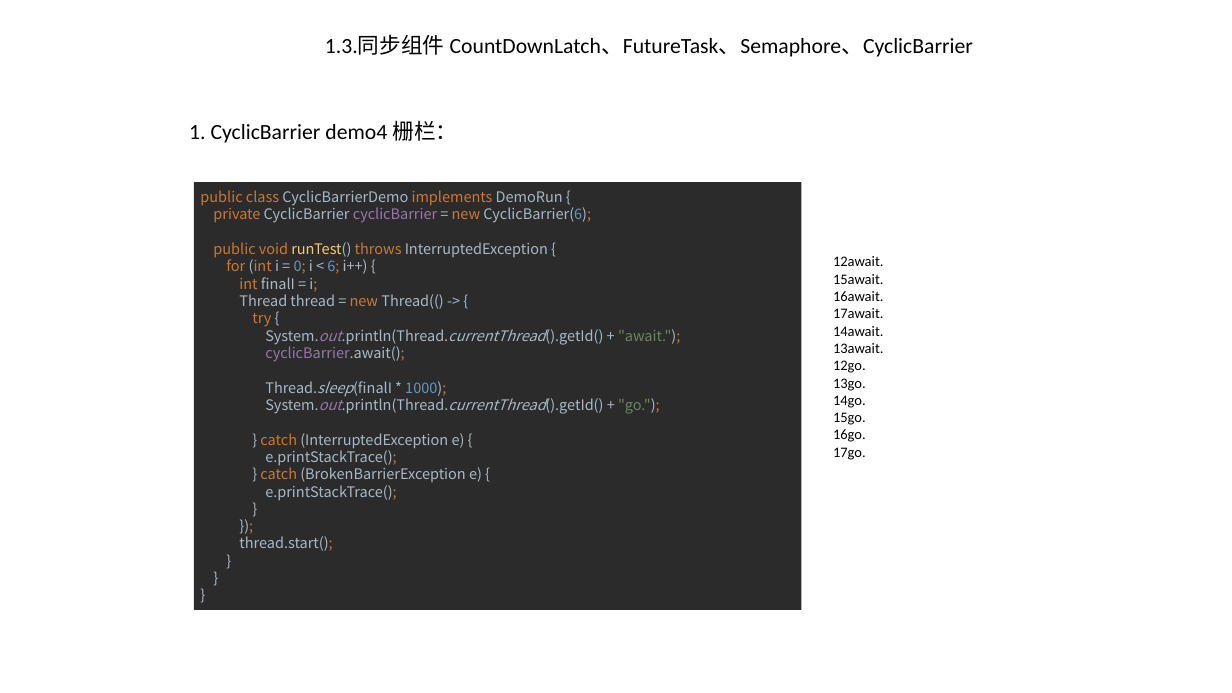
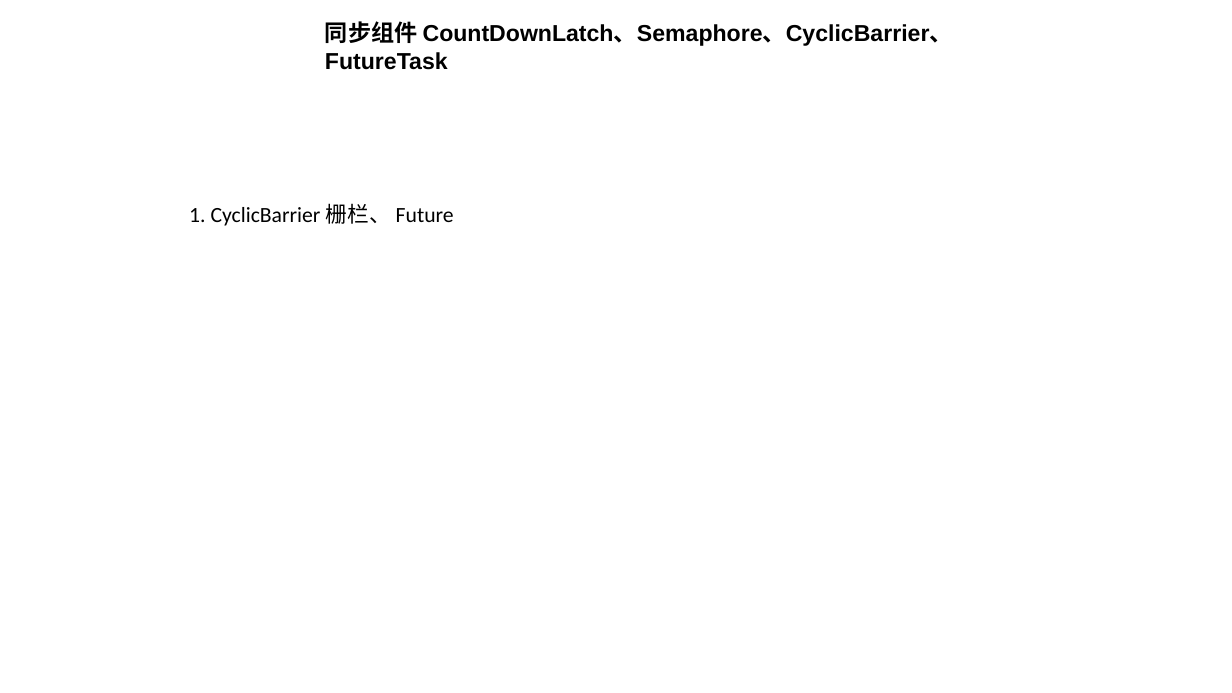
Before and after one commit to huangshumei/concurrentDemo, a slide deck: slide 18 of doc/concurrency-冯建.pptx (slide 16 before the commit). Drawn at 1232x693 pixels with LibreOffice and Linux fonts; fonts in the diff are those of the drawing. Boxes give left, top, right and bottom in pixels: in the first picture for what was removed or moved away, otherwise in the second. Text is boxed around its words. In the diff, an @@ line names an element or a change of style, - is before the commit and + after.

```diff
--- a/doc/concurrency-冯建.pptx
+++ b/doc/concurrency-冯建.pptx
@@ text at (325,21,953,70): text changed; size 16.9 to 18 pt; font Calibri to Arial; bold on @@
-1.3.同步组件 CountDownLatch、FutureTask、Semaphore、CyclicBarrier
+同步组件 CountDownLatch、Semaphore、CyclicBarrier、FutureTask
@@ text at (189,203,454,226): text changed @@
-1. CyclicBarrier demo4 栅栏：
+1. CyclicBarrier 栅栏、 Future
@@ rectangle removed at (194,182,802,610) @@
-public class CyclicBarrierDemo implements DemoRun {
-private CyclicBarrier cyclicBarrier = new CyclicBarrier(6);
-public void runTest() throws InterruptedException {
-for (int i = 0; i < 6; i++) {
-int finalI = i;
-Thread thread = new Thread(() -> {
-try {
-System.out.println(Thread.currentThread().getId() + "await.");
-cyclicBarrier.await();
-Thread.sleep(finalI * 1000);
-System.out.println(Thread.currentThread().getId() + "go.");
-} catch (InterruptedException e) {
-e.printStackTrace();
-} catch (BrokenBarrierException e) {
-e.printStackTrace();
-}
-});
-thread.start();
-}
-}
-}
@@ text removed at (833,256,883,460) @@
-12await.
-15await.
-16await.
-17await.
-14await.
-13await.
-12go.
-13go.
-14go.
-15go.
-16go.
-17go.
```
Also in this commit, not shown: 26 other slides changed, 7 slides added, 12 slides removed, 18 other files.
